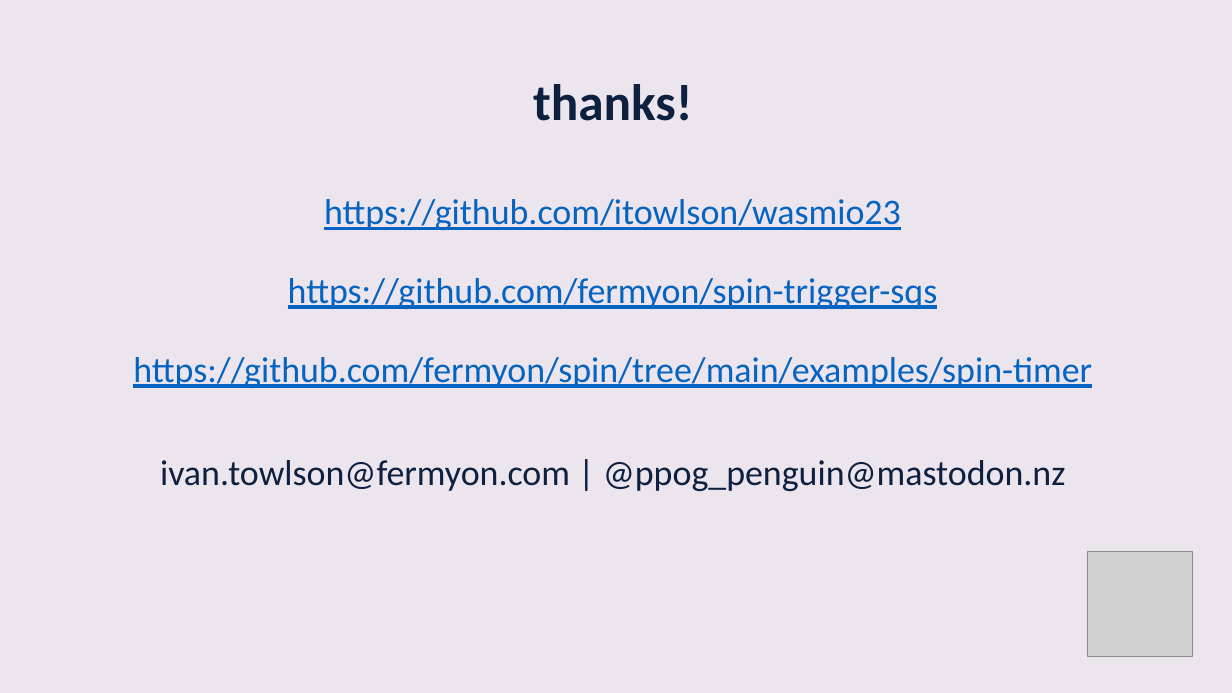
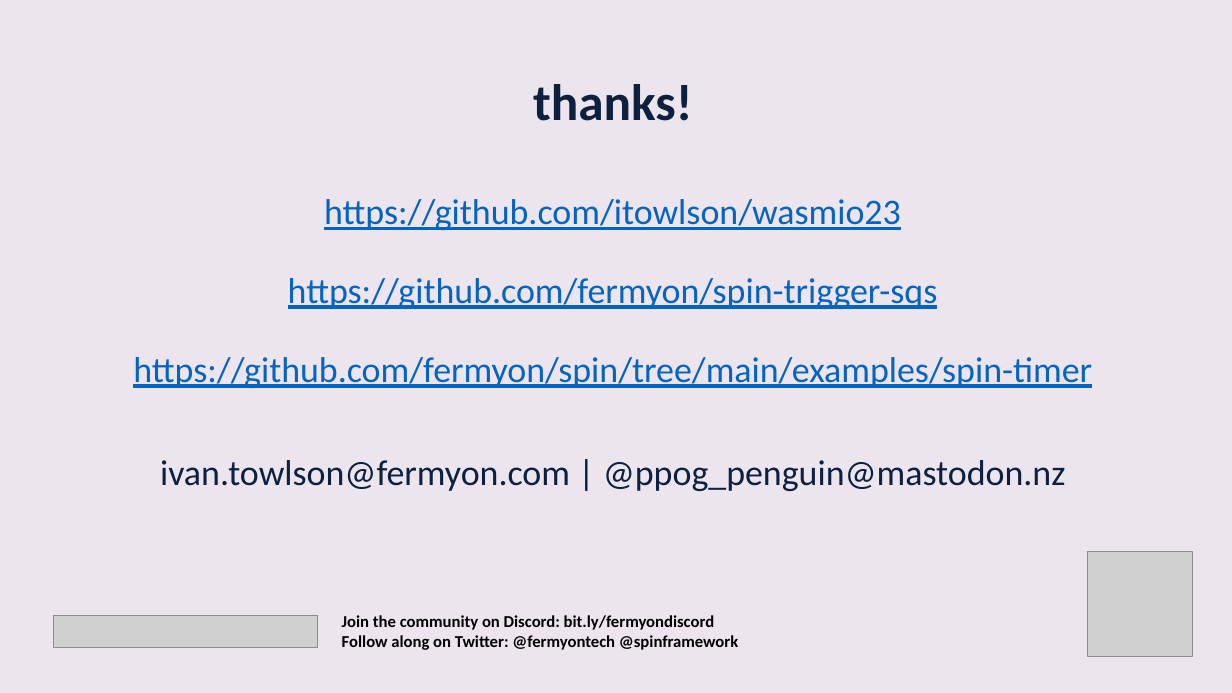
Before and after one commit to itowlson/wasmio23, a slide deck: slide 22 of slides/beyond-http-microservices.pptx. Drawn at 1232x693 pixels with LibreOffice and Linux fonts; fonts in the diff are those of the drawing; grey boxes stand for pictures. Boxes give left, top, right and bottom in pixels: in the first picture for what was removed or moved away, otherwise in the second. Text is boxed around its words. In the diff, an @@ line names an element or a change of style, - is before the commit and + after.

Commit message:
Updated slides (#1)

```diff
--- a/slides/beyond-http-microservices.pptx
+++ b/slides/beyond-http-microservices.pptx
@@ picture added at box(54, 616, 318, 648) @@
@@ text added at box(342, 615, 738, 650), 13 pt, text #000000, bold @@
+Join the community on Discord: bit.ly/fermyondiscord
+Follow along on Twitter: @fermyontech @spinframework
```
